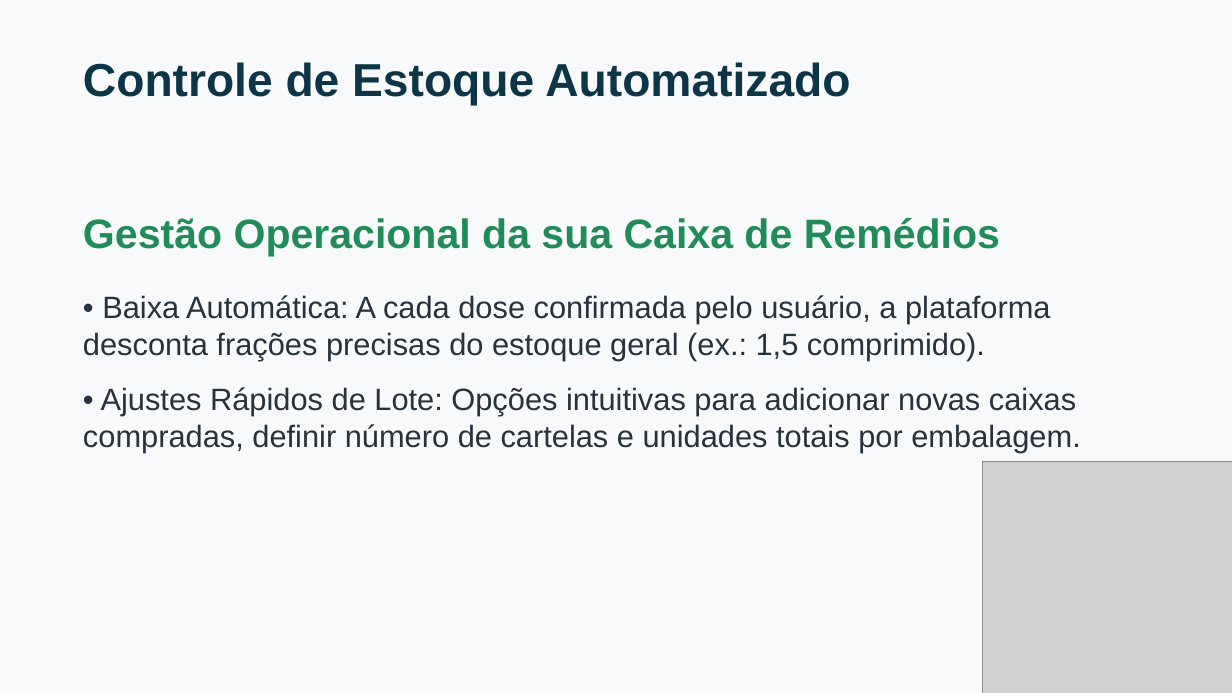
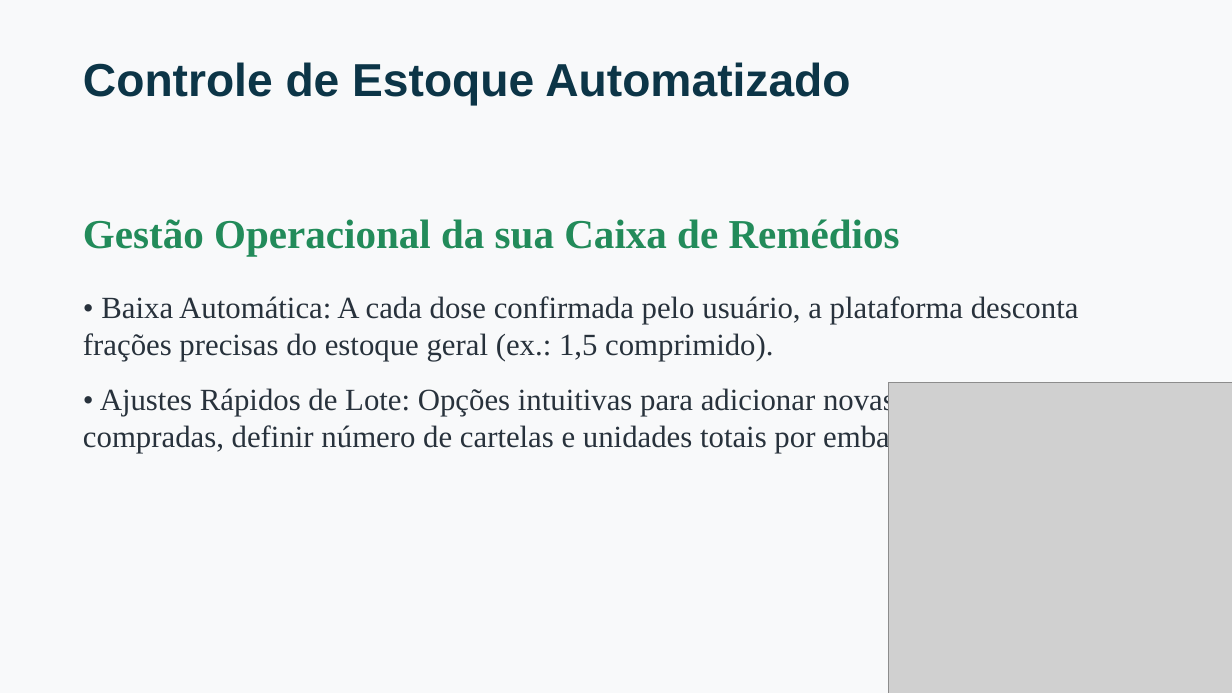
Before and after one commit to Adrian-1BoS/Infomed, a slide deck: slide 10 of data/images/Apresentacao_InfoMed.pptx (slide 6 before the commit). Drawn at 1232x693 pixels with LibreOffice and Linux fonts; fonts in the diff are those of the drawing; grey boxes stand for pictures. Boxes give left, top, right and bottom in pixels: in the first picture for what was removed or moved away, otherwise in the second. Text is boxed around its words. In the diff, an @@ line names an element or a change of style, - is before the commit and + after.

```diff
--- a/data/images/Apresentacao_InfoMed.pptx
+++ b/data/images/Apresentacao_InfoMed.pptx
@@ text "Gestão Operacional da sua Caixa ..." at (83,219,1079,453): font Arial to Times New Roman @@
@@ picture added at (889,383,1232,693) @@
@@ picture removed at (983,462,1232,693) @@
```
Also in this commit, not shown: 8 other slides changed, 5 slides added, 1 slide removed, 5 other files.
